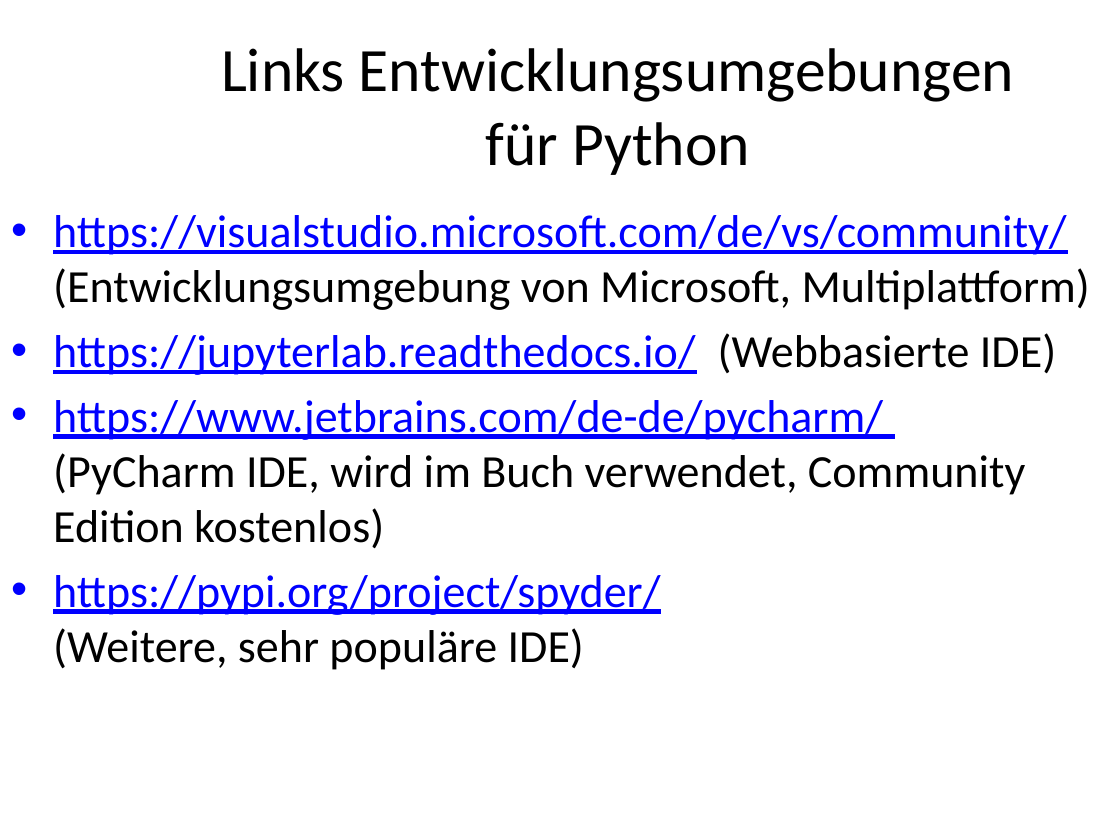
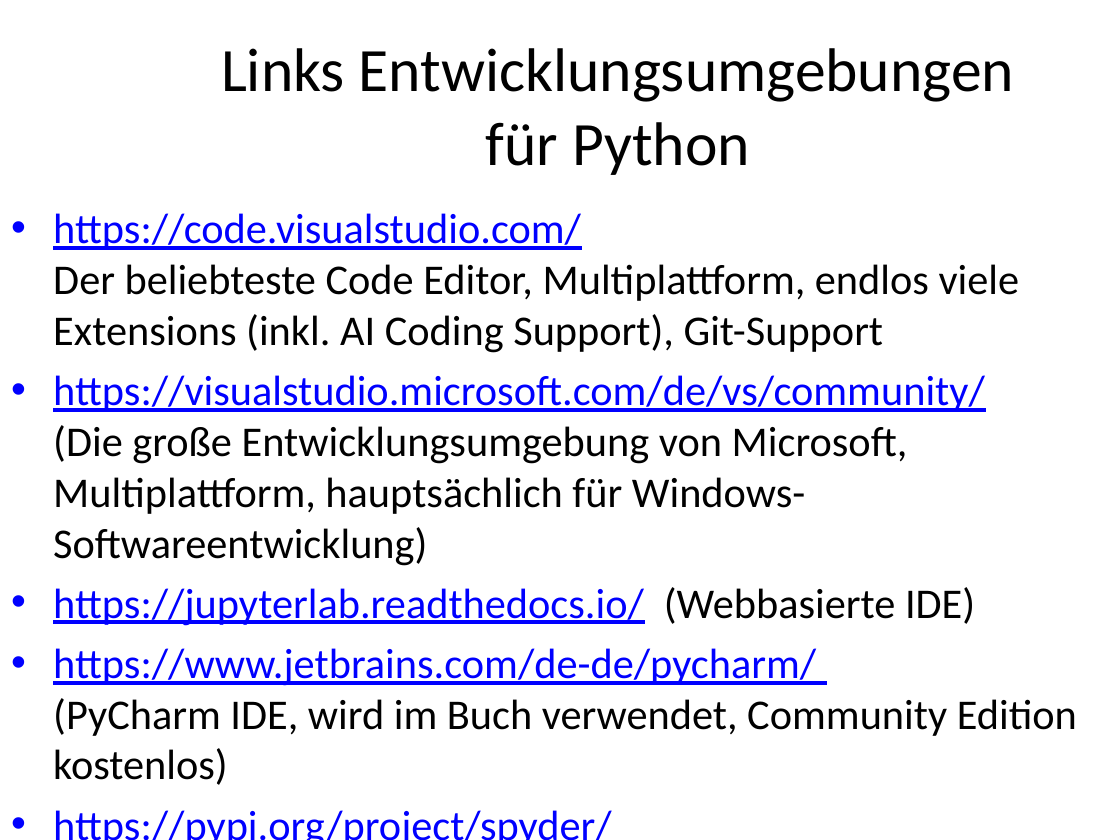
Before and after one commit to MickyRoth/Presentations, a slide deck: slide 118 of Python3 Fachinformatiker.pptx (slide 121 before the commit). Drawn at 1120x840 pixels with LibreOffice and Linux fonts; fonts in the diff are those of the drawing; background and template pictures are left out. Boxes give left, top, right and bottom in pixels: in the first picture for what was removed or moved away, otherwise in the second. Text is boxed around its words. In the diff, an @@ line names an element or a change of style, - is before the commit and + after.

```diff
--- a/Python3 Fachinformatiker.pptx
+++ b/Python3 Fachinformatiker.pptx
@@ text at (x1=53, y1=213, x2=1020, y2=566): text changed; size 29.6 to 27.2 pt; text colour #0000FF to #000000 @@
-• https://visualstudio.microsoft.com/de/vs/community/
-  (Entwicklungsumgebung von Microsoft, Multiplattform)
+• https://code.visualstudio.com/
+  Der beliebteste Code Editor, Multiplattform, endlos viele Extensions (inkl. AI Coding Support), Git-Support
+• https://visualstudio.microsoft.com/de/vs/community/
+  (Die große Entwicklungsumgebung von Microsoft, Multiplattform, hauptsächlich für Windows-Softwareentwicklung)
@@ text at (x1=53, y1=587, x2=1077, y2=785): size 29.6 to 27.2 pt in "https://jupyterlab.readthedocs.io/ (Webbasierte IDE)", "https://www.jetbrains.com/de-de/pycharm/ (PyCharm IDE, wird  ...", "https://pypi.org/project/spyder/ (Weitere, sehr populäre IDE ..." @@
```
Also in this commit, not shown: 13 other slides changed, 3 slides removed, 1 other file.
